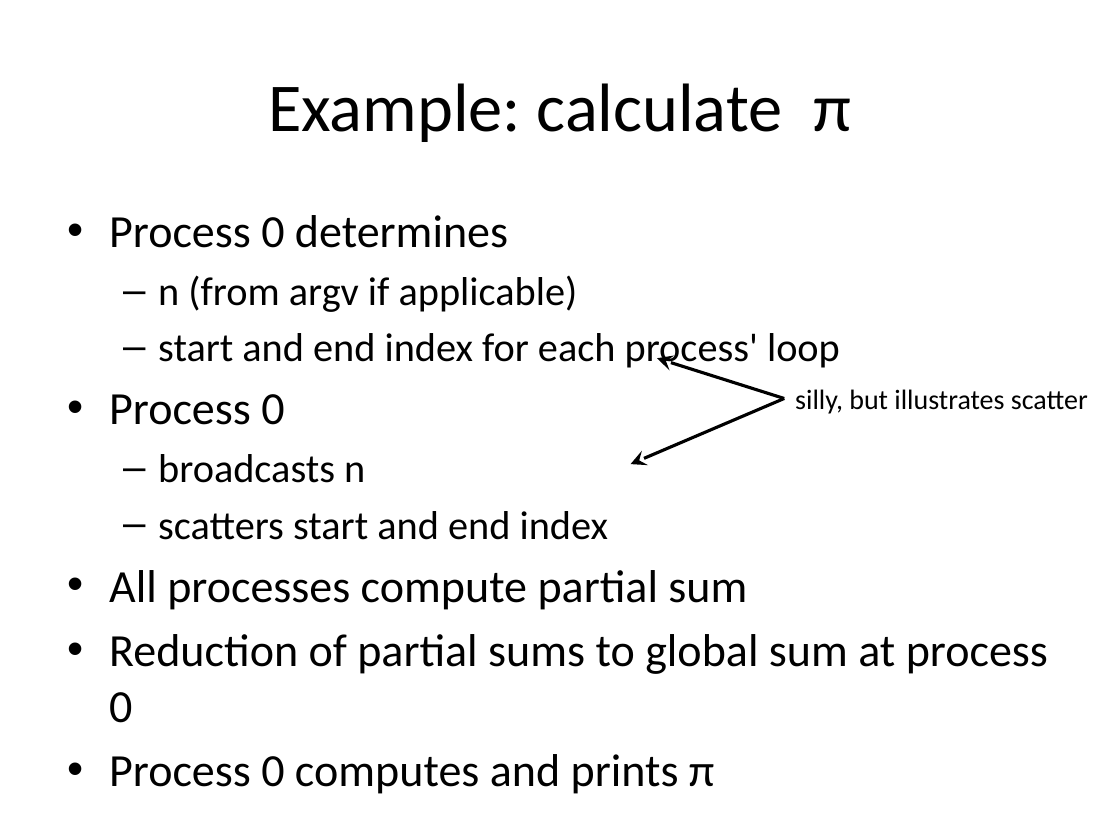
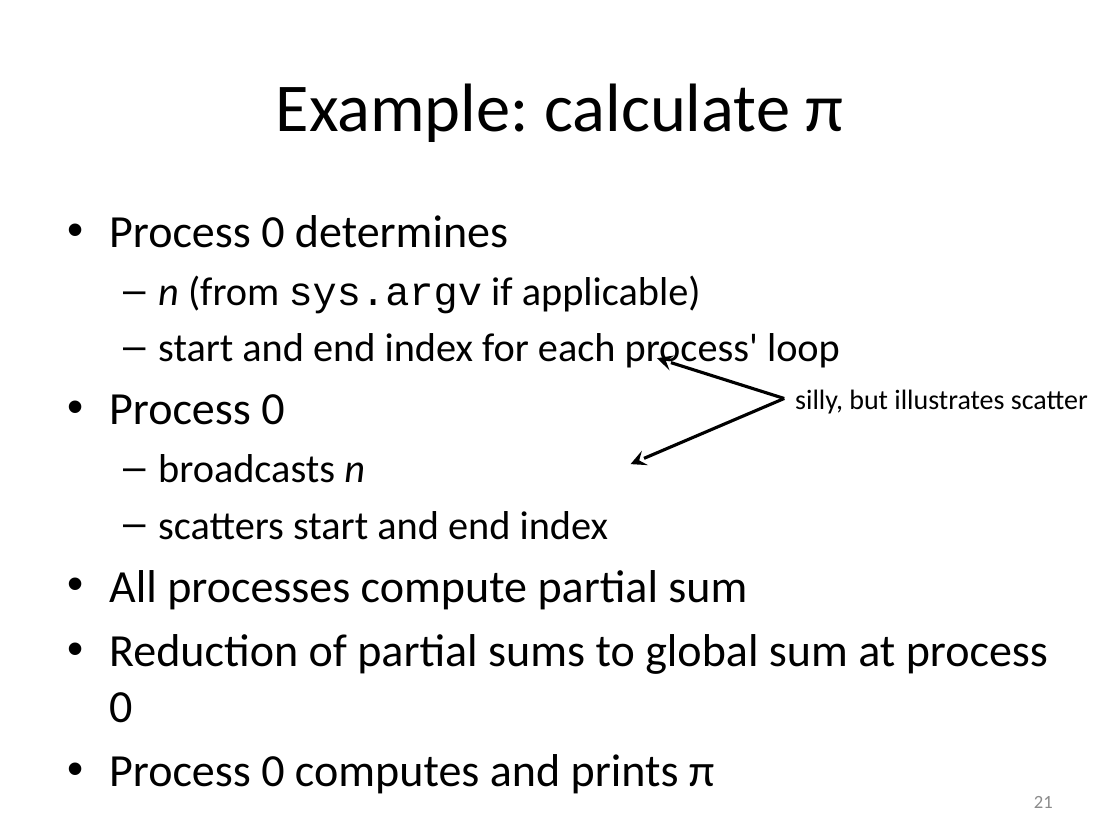
Before and after one commit to gjbex/training-material, a slide deck: slide 21 of Python/Mpi4py/mpi4py.pptx. Drawn at 1120x840 pixels with LibreOffice and Linux fonts; fonts in the diff are those of the drawing. Boxes give left, top, right and bottom in pixels: in the first picture for what was removed or moved away, otherwise in the second. Text is boxed around its words. In the diff, an @@ line names an element or a change of style, - is before the commit and + after.

Commit message:
Improved formatting; added pi implementation

```diff
--- a/Python/Mpi4py/mpi4py.pptx
+++ b/Python/Mpi4py/mpi4py.pptx
@@ title "Example: calculate π" rewrapped from (x1=268, y1=83, x2=851, y2=142) to (x1=276, y1=83, x2=844, y2=142) @@
@@ text at (x1=158, y1=275, x2=701, y2=314): text changed @@
-  – n (from argv if applicable)
+  – n (from sys.argv if applicable)
@@ text at (x1=158, y1=454, x2=365, y2=483): italic on in "n" @@
@@ page number added at (x1=1034, y1=796, x2=1053, y2=808), 12 pt, text #8C8C8C @@
+21
```
Also in this commit, not shown: 27 other slides changed, 1 slide added.
